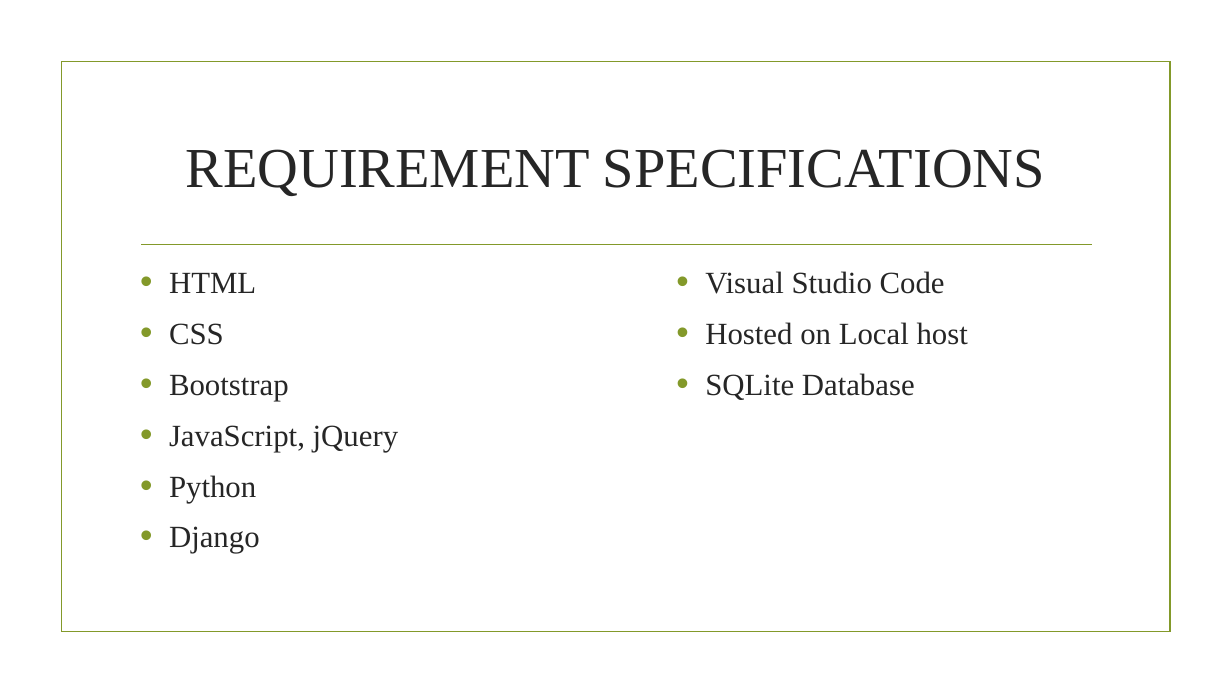
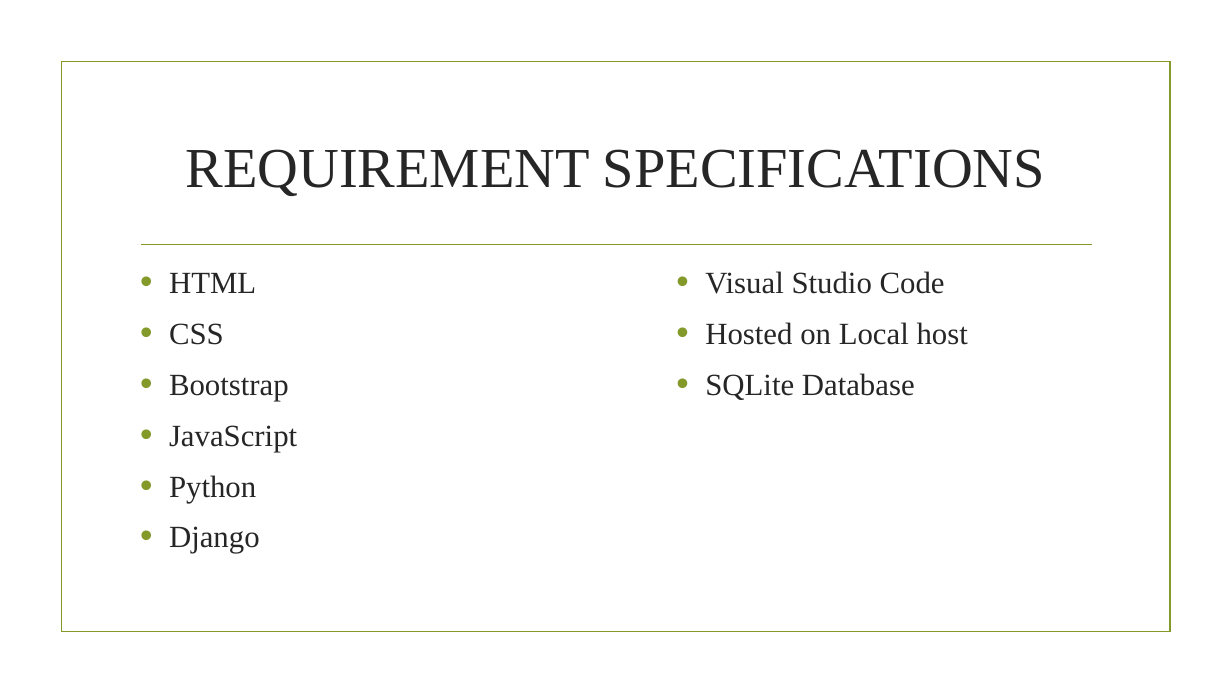
Before and after one commit to rkvyas98/quizApp, a slide deck: slide 4 of QuizApp PPT.pptx (slide 7 before the commit). Drawn at 1232x693 pixels with LibreOffice and Linux fonts; fonts in the diff are those of the drawing; background and template pictures are left out. Boxes give left, top, right and bottom in pixels: in the first picture for what was removed or moved away, otherwise in the second. Text is boxed around its words. In the diff, an @@ line names an element or a change of style, - is before the commit and + after.

```diff
--- a/QuizApp PPT.pptx
+++ b/QuizApp PPT.pptx
@@ text at (169, 425, 297, 452): text changed @@
-• JavaScript, jQuery
+• JavaScript
```
Also in this commit, not shown: 4 other slides changed, 4 slides removed.
